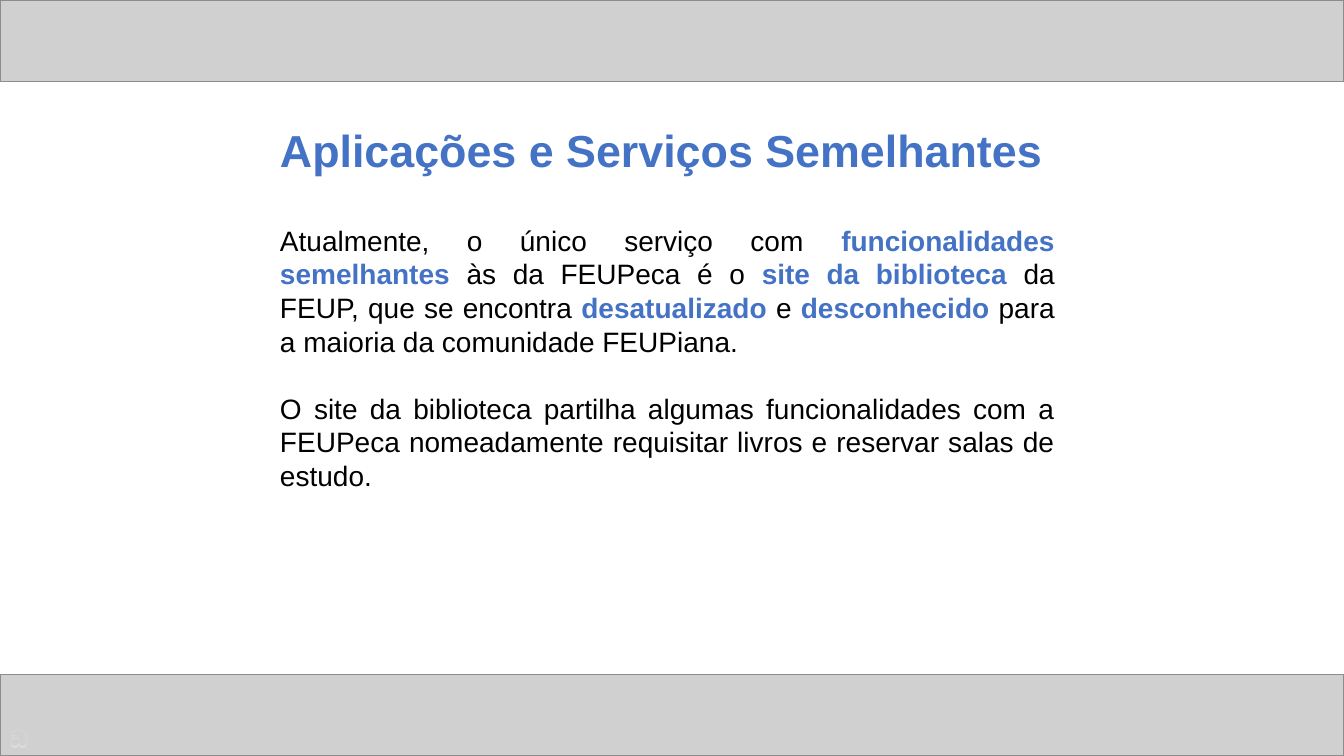
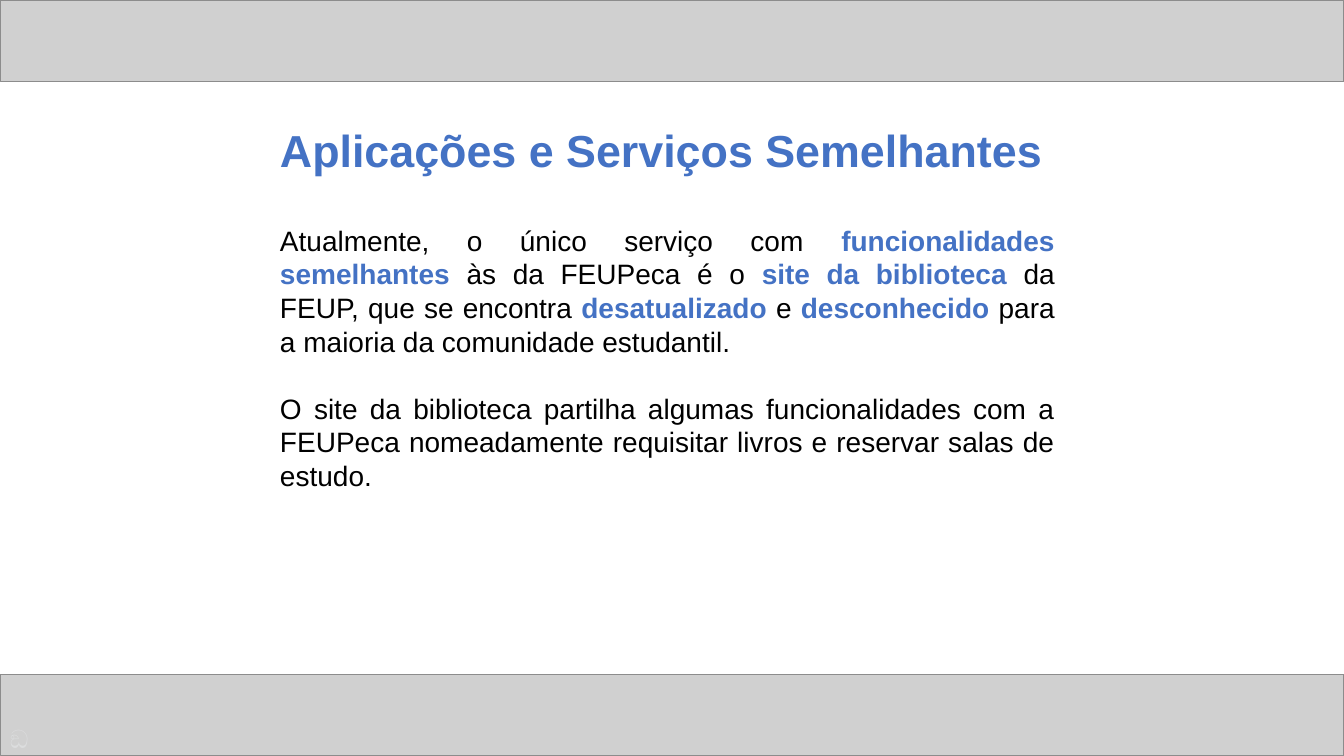
Before and after one commit to ICWeiner/FEUP-IPC, a slide deck: slide 3 of phase1/ipc.pptx. Drawn at 1344x756 pixels with LibreOffice and Linux fonts; fonts in the diff are those of the drawing; grey boxes stand for pictures. Boxes give left, top, right and bottom in pixels: in the first picture for what was removed or moved away, otherwise in the second. Text is boxed around its words. In the diff, an @@ line names an element or a change of style, - is before the commit and + after.

Commit message:
Update IPC

```diff
--- a/phase1/ipc.pptx
+++ b/phase1/ipc.pptx
@@ text at box(280, 230, 1055, 353): text changed @@
-Atualmente, o único serviço com funcionalidades semelhantes às da FEUPeca é o site da biblioteca da FEUP, que se encontra desatualizado e desconhecido para a maioria da comunidade FEUPiana.
+Atualmente, o único serviço com funcionalidades semelhantes às da FEUPeca é o site da biblioteca da FEUP, que se encontra desatualizado e desconhecido para a maioria da comunidade estudantil.
```
Also in this commit, not shown: 5 slides added, 2 slides removed.
